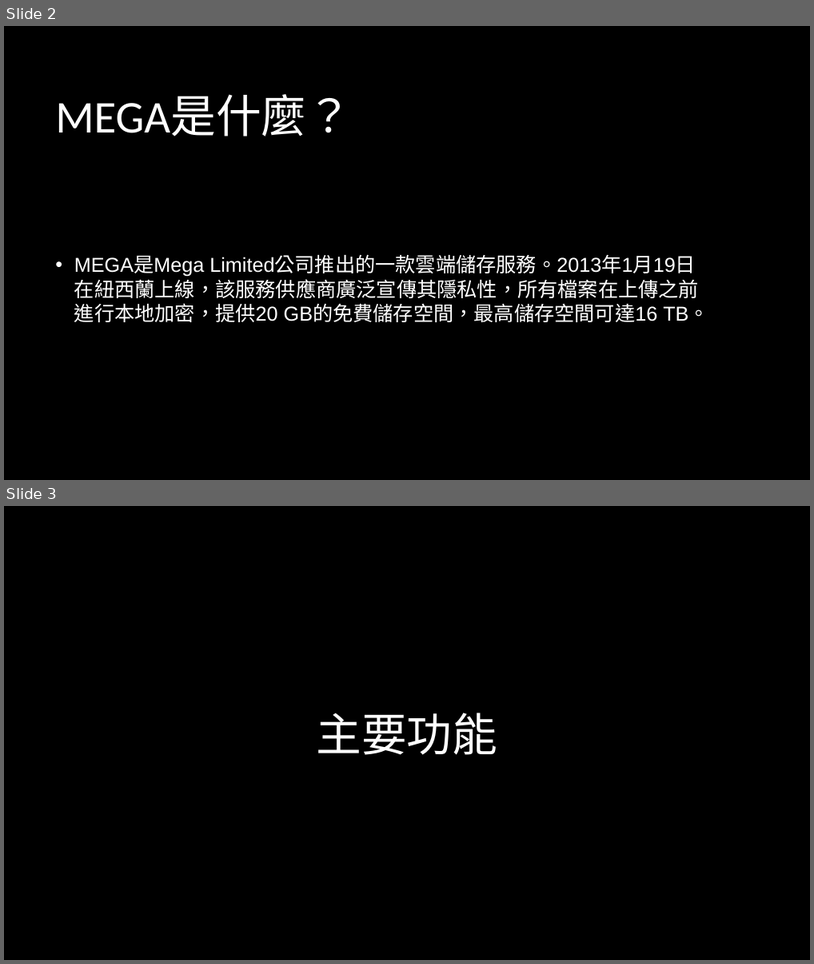
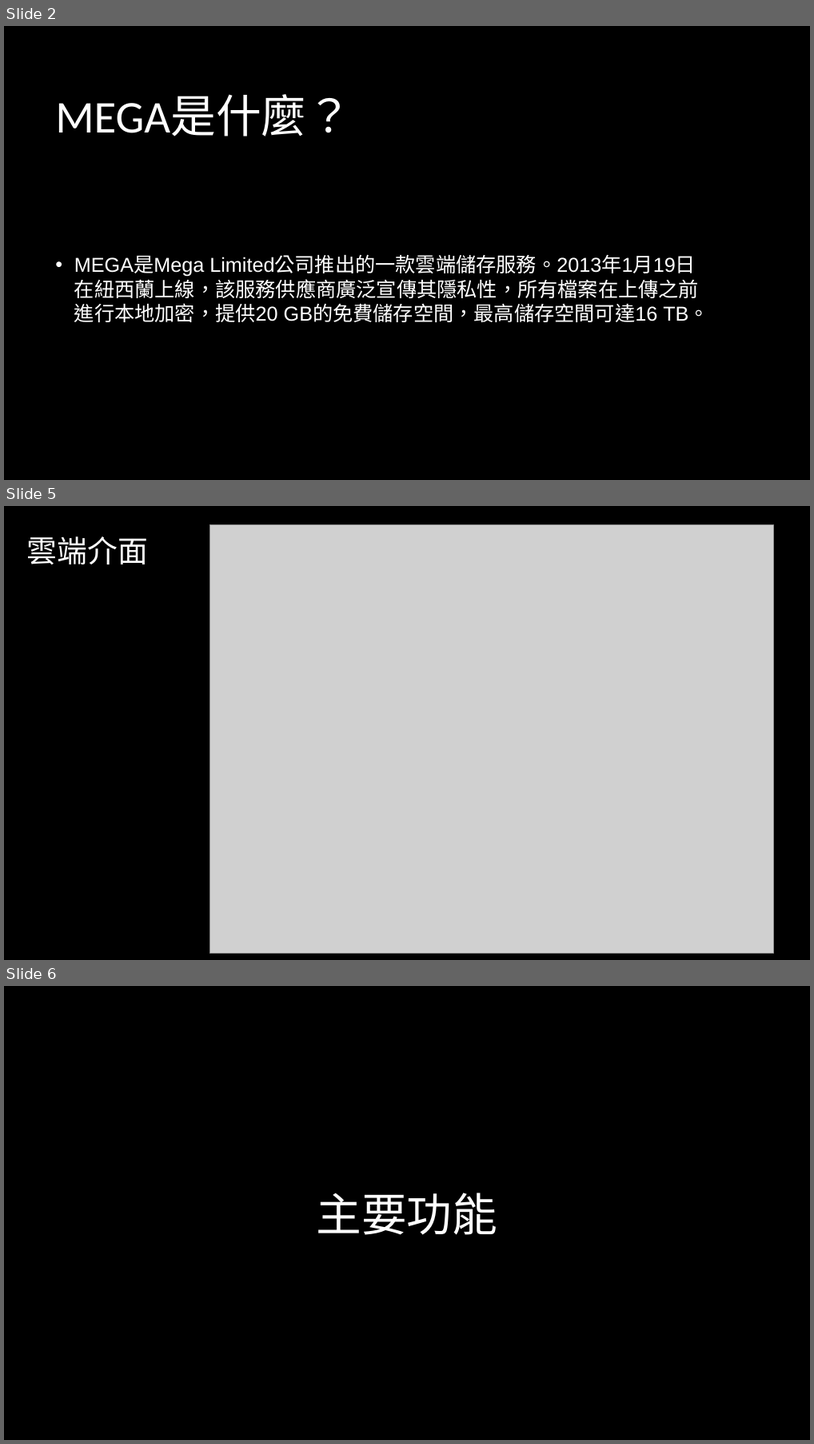
Before and after one commit to zsxghg/end-of-period, a slide deck: MEGA系統分析報告.pptx. Shown one above the other, each under a label of ours: slides 2 and 3 before the commit, slides 2, 5 and 6 after it; the slides between them are not shown. The pictures are 814x964 and 814x1444 pixels, drawn with LibreOffice and Linux fonts; fonts in the diff are those of the drawing; grey boxes stand for pictures; background and template pictures are left out. Boxes give left, top, right and bottom in pixels: in the first picture for what was removed or moved away, otherwise in the second. Text is boxed around its words. In the diff, an @@ line names an element or a change of style, - is before the commit and + after.

```diff
--- a/MEGA系統分析報告.pptx
+++ b/MEGA系統分析報告.pptx
@@ slide 5 added at [4, 506, 810, 960], background picture (left out) @@
@@ picture added at [210, 525, 774, 953] @@
@@ title added at [27, 536, 148, 564], 36 pt, text #FFFFFF @@
+雲端介面
@@ what was slide 3 is now slide 6 @@
```
Also in this commit, not shown: 1 slide changed, 2 other slides added, 2 other files.
